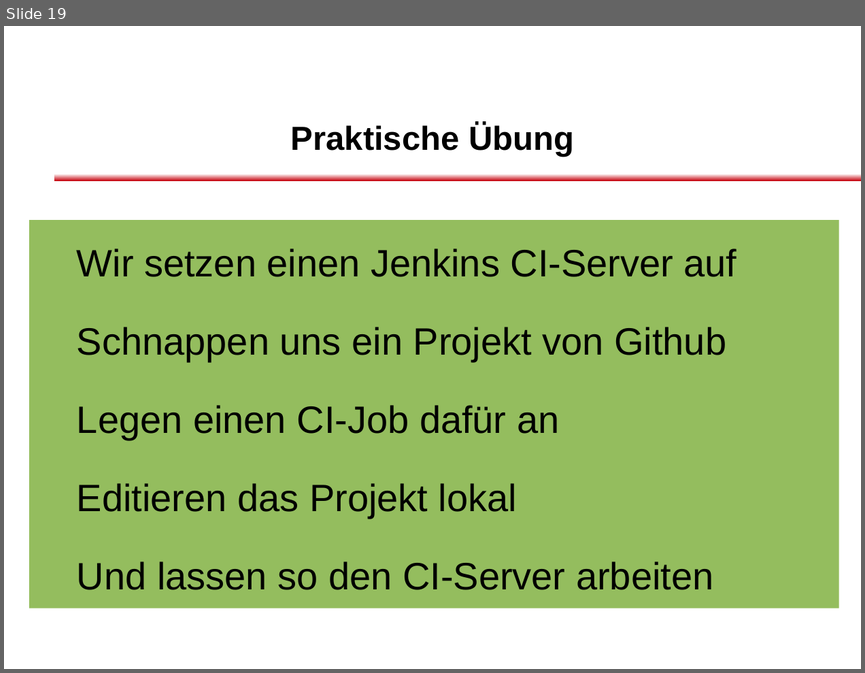
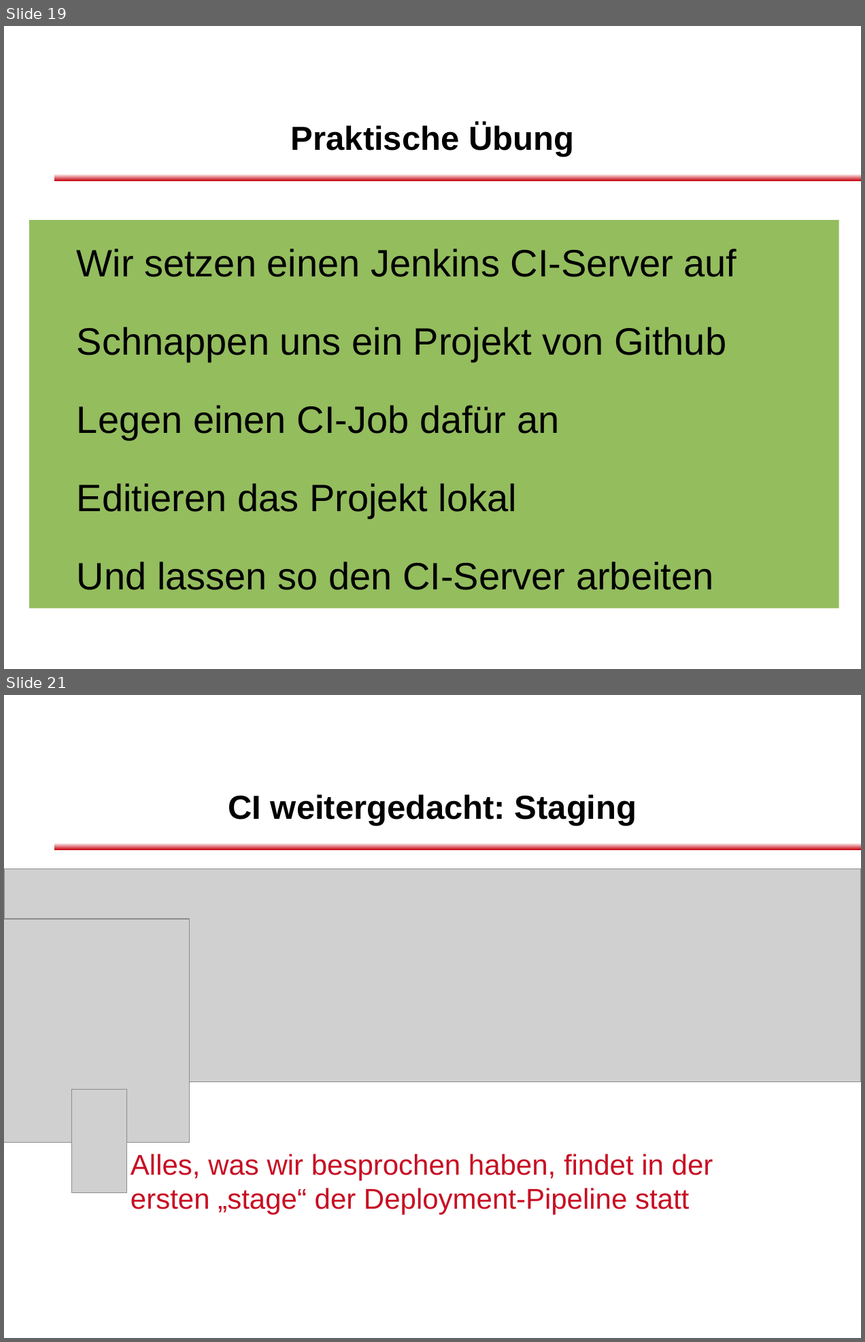
Before and after one commit to dlindner/vorlesung-se2-dhbw, a slide deck: added_2012/Continuous Integration.odp. Shown one above the other, each under a label of ours: slide 19 before the commit, slides 19 and 21 after it; the slides between them are not shown. The pictures are 865x673 and 865x1342 pixels, drawn with LibreOffice and Linux fonts; fonts in the diff are those of the drawing; grey boxes stand for pictures; background and template pictures are left out. Boxes give left, top, right and bottom in pixels: in the first picture for what was removed or moved away, otherwise in the second. Text is boxed around its words. In the diff, an @@ line names an element or a change of style, - is before the commit and + after.

Commit message:
Folien überarbeitet Staging-Folien eingebaut Fehlende Grafik eingefügt

```diff
--- a/added_2012/Continuous Integration.odp
+++ b/added_2012/Continuous Integration.odp
@@ slide 21 added at <box>4,695,861,1338</box>, background #FFFFFF; not listed: 1 template element that a slide beside it also shows @@
@@ title added at <box>228,794,636,826</box>, 28 pt, text #000000, bold @@
+CI weitergedacht: Staging
@@ picture added at <box>4,869,861,1083</box> @@
@@ picture added at <box>4,919,189,1141</box> @@
@@ picture added at <box>72,1089,127,1193</box> @@
@@ text added at <box>130,1153,713,1215</box>, 24 pt, text #C80E23 @@
+Alles, was wir besprochen haben, findet in der ersten „stage“ der Deployment-Pipeline statt
@@ text added at <box>54,1179,671,1209</box>, 24 pt, text #FFFFFF, bold @@
+Vortragstitel in Verdana 24 fett, weiss
```
Also in this commit, not shown: 8 slides changed, 2 other slides added.
